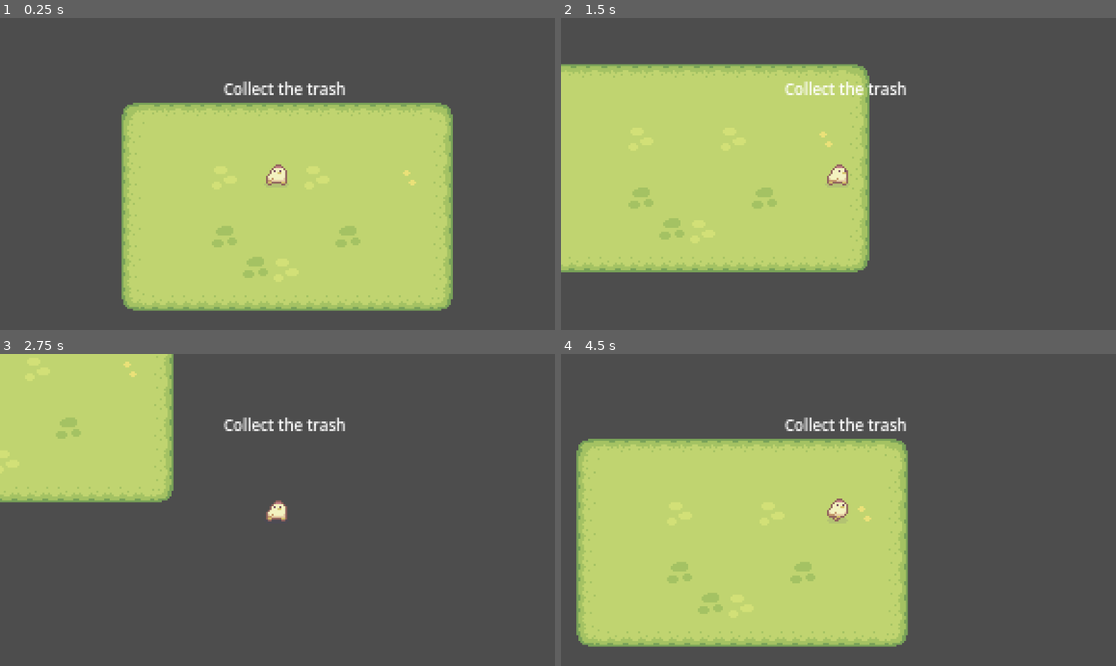
Above: before the commit, frames 1-4 (two rows, left to right).
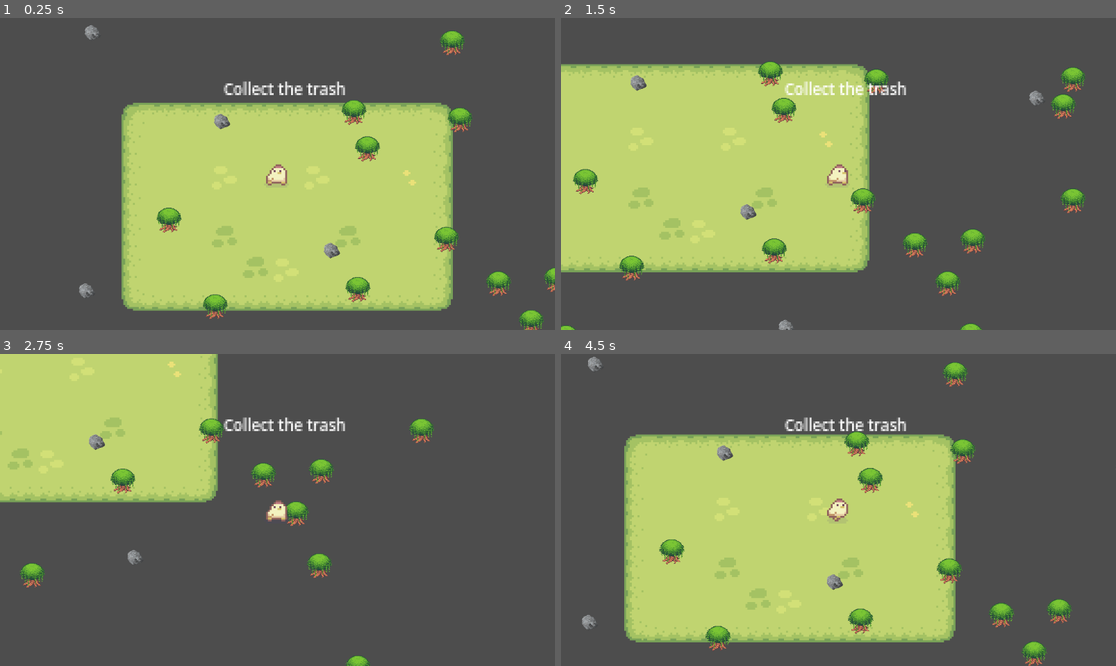
Above: after the commit, the same moments.

Repository: jaremavip3/garbage-samurai
Game: Godot game, scene res://scenes/game.tscn
The game is run twice, just before and just after one commit, with the same random seed, the same clock (stepped at 60 frames per second) and the same inputs.
Inputs:
- Up to frame 1 (0.25 s): no input
- Up to frame 2 (1.5 s): hold Right (ui_right) 0.53-1.28 s; hold Down (ui_down) from 1.28 s (still down)
- Up to frame 3 (2.75 s): release Down (ui_down) at 2.03 s; hold Right (ui_right) from 2.03 s (still down)
- Up to frame 4 (4.5 s): release Right (ui_right) at 2.78 s; hold Up (ui_up) 2.78-3.53 s; hold Left (ui_left) from 3.53 s (still down)

The runs differ from the first frame. In frame 1, 2.9% of the frame differs, in the area x 14-100%, y 2-100%; in frame 2, 3.6%; in frame 3, 7.1%; in frame 4, 20%, in the area x 2-93%, y 0-100%.

Commit message:
Updated and added randomly generated obstacles

Diff:
--- /dev/null
+++ b/scenes/Tree.tscn
@@ -0,0 +1,19 @@
+[gd_scene load_steps=3 format=3 uid="uid://dooe6tpwujpmk"]
+
+[ext_resource type="Texture2D" uid="uid://bfhjx7apl6es" path="res://assets/Objects/Trees+.png" id="1_6ryge"]
+
+[sub_resource type="CircleShape2D" id="CircleShape2D_edd7u"]
+radius = 6.0
+
+[node name="RigidBody2D" type="RigidBody2D"]
+gravity_scale = 0.0
+
+[node name="Sprite2D" type="Sprite2D" parent="."]
+position = Vector2(1.19209e-07, 0)
+scale = Vector2(0.174051, 0.145)
+texture = ExtResource("1_6ryge")
+region_enabled = true
+region_rect = Rect2(0, 177.146, 79.1655, 100.825)
+
+[node name="CollisionShape2D" type="CollisionShape2D" parent="."]
+shape = SubResource("CircleShape2D_edd7u")
--- /dev/null
+++ b/scenes/game.gd
@@ -0,0 +1,31 @@
+extends Node2D
+
+var rand_x
+var rand_y
+
+# Called when the node enters the scene tree for the first time.
+func _ready() -> void:
+	randomize()
+	for i in range(30):
+		var tree = preload("res://scenes/Tree.tscn").instantiate()
+
+		rand_x = randi_range(-200, 200)
+		rand_y = randi_range(-200, 200)
+		tree.global_position = Vector2(rand_x, rand_y)
+		add_child(tree)
+
+	randomize()
+	for i in range(10):
+		var rock = preload("res://scenes/stone.tscn").instantiate()
+		rand_x = randi_range(-200, 200)
+		rand_y = randi_range(-200, 200)
+		rock.global_position = Vector2(rand_x, rand_y)
+		add_child(rock)
+
+
+
+
+
+# Called every frame. 'delta' is the elapsed time since the previous frame.
+func _process(delta: float) -> void:
+	pass
--- a/scenes/game.tscn
+++ b/scenes/game.tscn
@@ -1,10 +1,10 @@
 [gd_scene load_steps=8 format=3 uid="uid://bm1qrgvmngb3y"]
 
+[ext_resource type="Script" path="res://scenes/game.gd" id="1_604of"]
 [ext_resource type="PackedScene" uid="uid://c7n4licchq407" path="res://scenes/player.tscn" id="1_a8hew"]
 [ext_resource type="Script" path="res://scripts/player.gd" id="2_xwwox"]
 [ext_resource type="Texture2D" uid="uid://xpqmfbwr12cx" path="res://assets/Tilesets/Grass.png" id="3_bptpd"]
 [ext_resource type="Script" path="res://scenes/label.gd" id="3_jbuwy"]
-[ext_resource type="FontFile" uid="uid://ds6tsnfa8xida" path="res://assets/Fonts/PixelOperator8-Bold.ttf" id="3_nakrd"]
 
 [sub_resource type="TileSetAtlasSource" id="TileSetAtlasSource_6kvb0"]
 texture = ExtResource("3_bptpd")
@@ -84,6 +84,7 @@
 sources/0 = SubResource("TileSetAtlasSource_6kvb0")
 
 [node name="game" type="Node2D"]
+script = ExtResource("1_604of")
 
 [node name="player" parent="." instance=ExtResource("1_a8hew")]
 position = Vector2(4, -9)
@@ -99,7 +100,6 @@
 offset_top = -50.0
 offset_right = 83.0
 offset_bottom = -27.0
-theme_override_fonts/font = ExtResource("3_nakrd")
 theme_override_font_sizes/font_size = 8
 text = "Collect the trash "
 horizontal_alignment = 1
--- /dev/null
+++ b/scenes/stone.tscn
@@ -0,0 +1,18 @@
+[gd_scene load_steps=3 format=3 uid="uid://3c40hxktlgrb"]
+
+[ext_resource type="Texture2D" uid="uid://c3dbgd46yw43r" path="res://assets/Objects/pngegg.png" id="1_hdecl"]
+
+[sub_resource type="CircleShape2D" id="CircleShape2D_x40hu"]
+radius = 4.0
+
+[node name="RigidBody2D" type="RigidBody2D"]
+gravity_scale = 0.0
+
+[node name="Sprite2D" type="Sprite2D" parent="."]
+scale = Vector2(0.0894495, 0.0902062)
+texture = ExtResource("1_hdecl")
+region_enabled = true
+region_rect = Rect2(265.988, 786.497, 109.032, 97.308)
+
+[node name="CollisionShape2D" type="CollisionShape2D" parent="."]
+shape = SubResource("CircleShape2D_x40hu")
Binary file added: assets/Objects/Trees+.png
Not shown, added: assets/Objects/Trees+.png.import
Binary file added: assets/Objects/pngegg.png
Not shown, added: assets/Objects/pngegg.png.import
